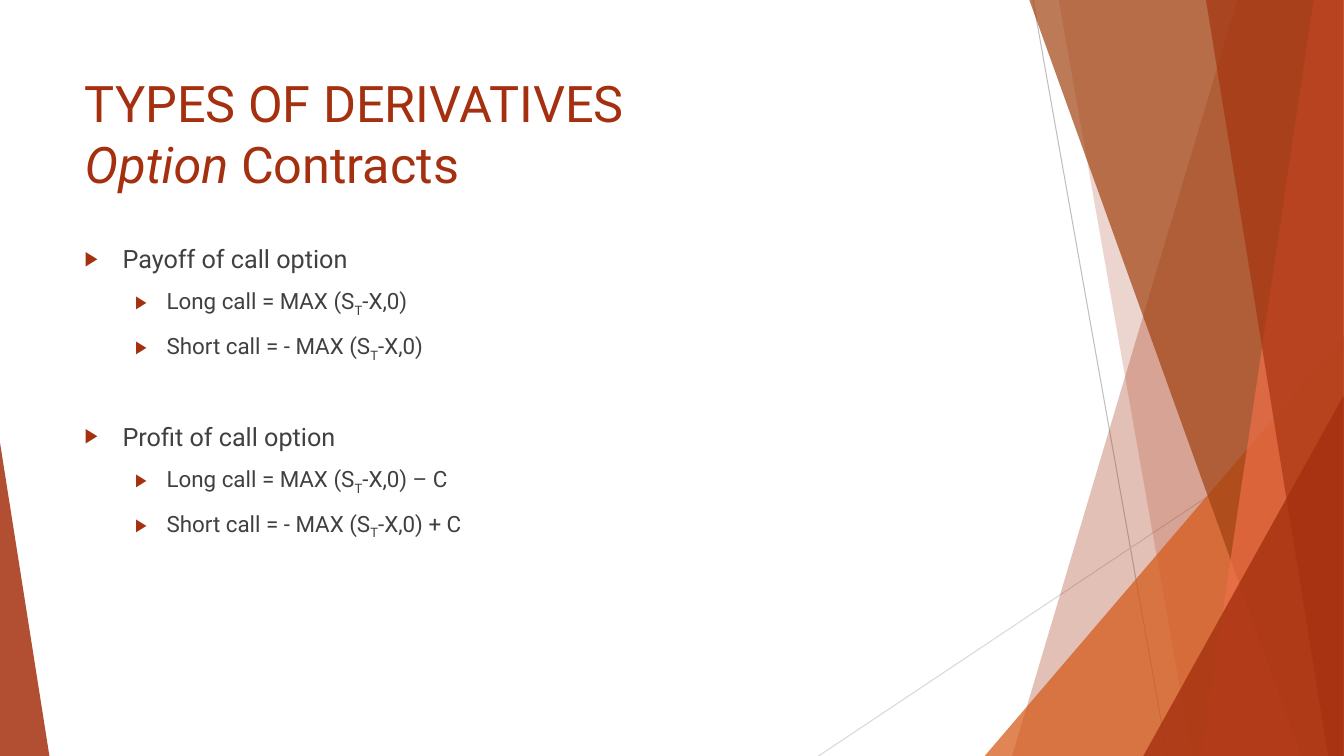
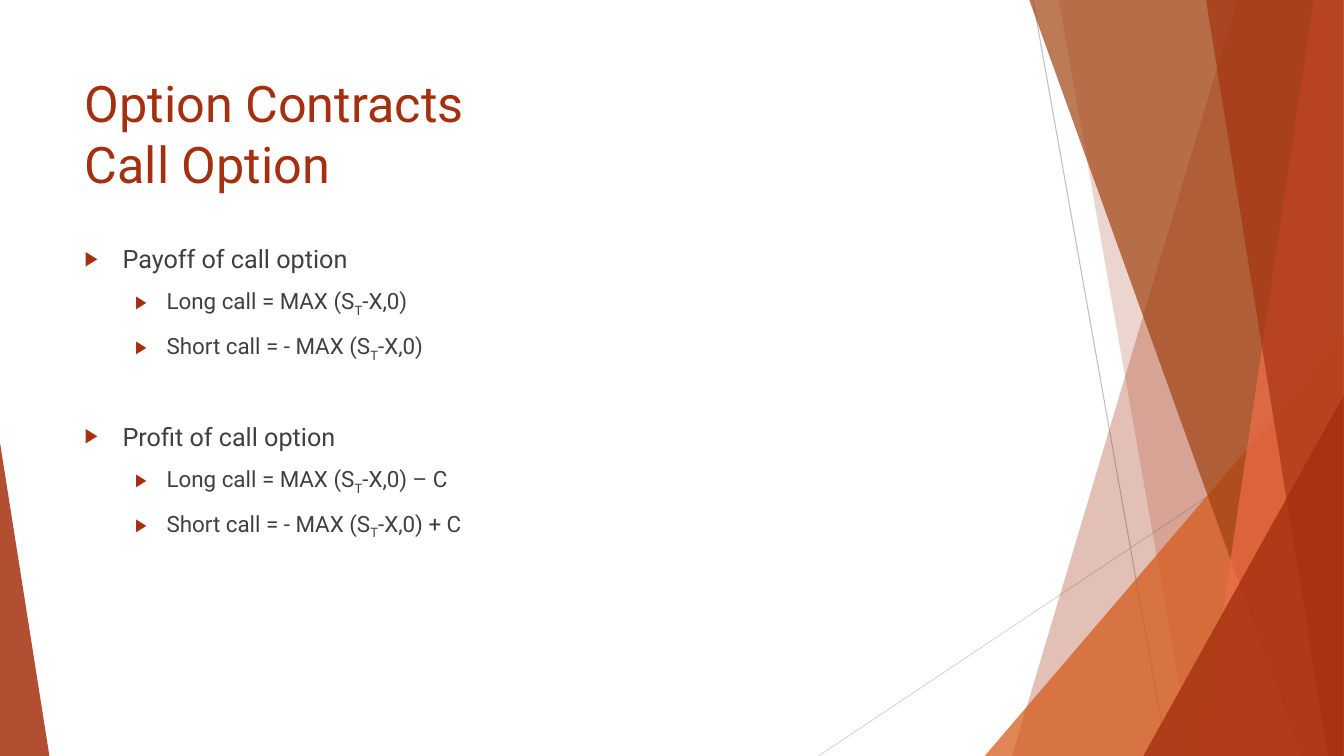
Before and after one commit to Isco0530/data, a slide deck: slide 26 of Reading 45.pptx (slide 25 before the commit). Drawn at 1344x756 pixels with LibreOffice and Linux fonts; fonts in the diff are those of the drawing. Boxes give left, top, right and bottom in pixels: in the first picture for what was removed or moved away, otherwise in the second. Text is boxed around its words. In the diff, an @@ line names an element or a change of style, - is before the commit and + after.

```diff
--- a/Reading 45.pptx
+++ b/Reading 45.pptx
@@ title at (85, 85, 463, 194): text changed @@
-TYPES OF DERIVATIVES
-Option Contracts
+Option Contracts
+Call Option
```
Also in this commit, not shown: 4 other slides changed, 1 slide added.
